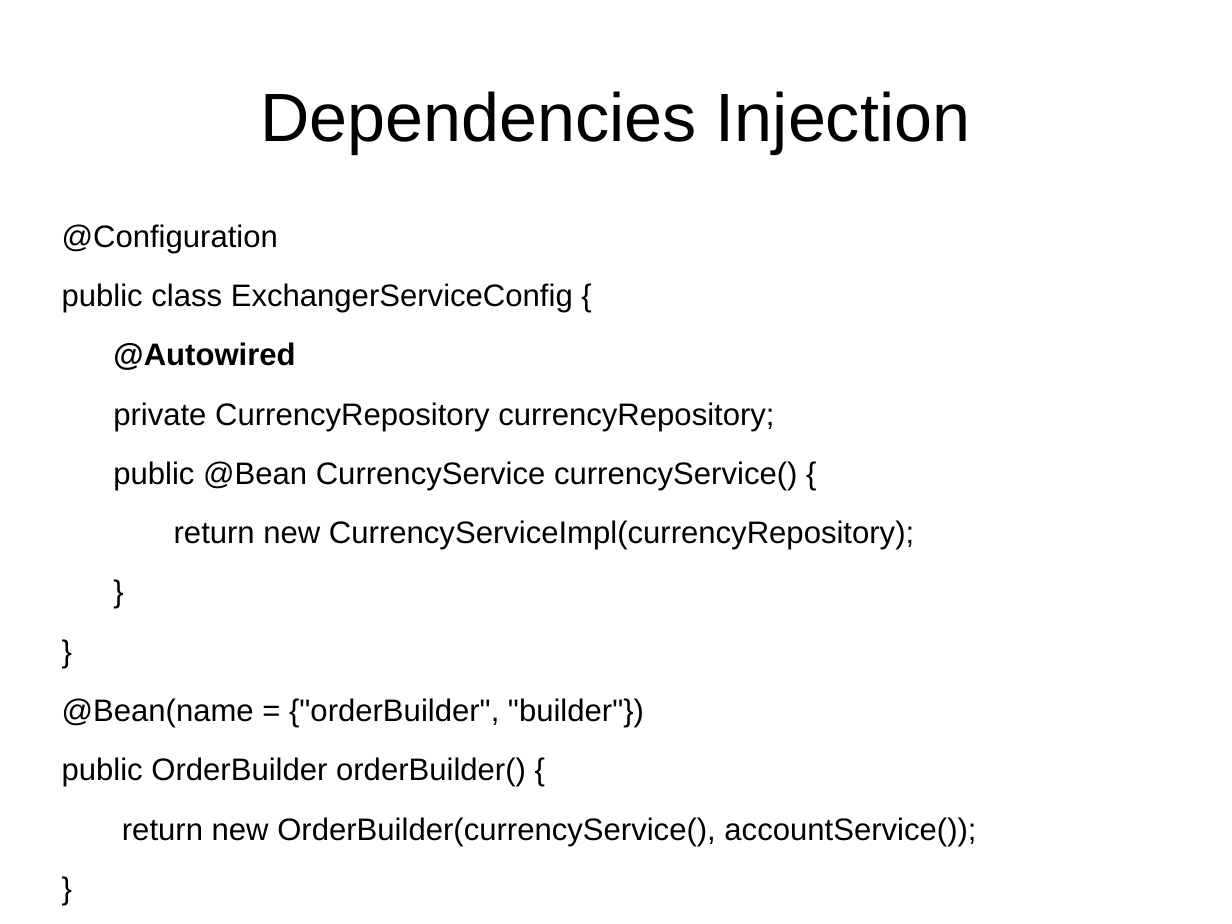
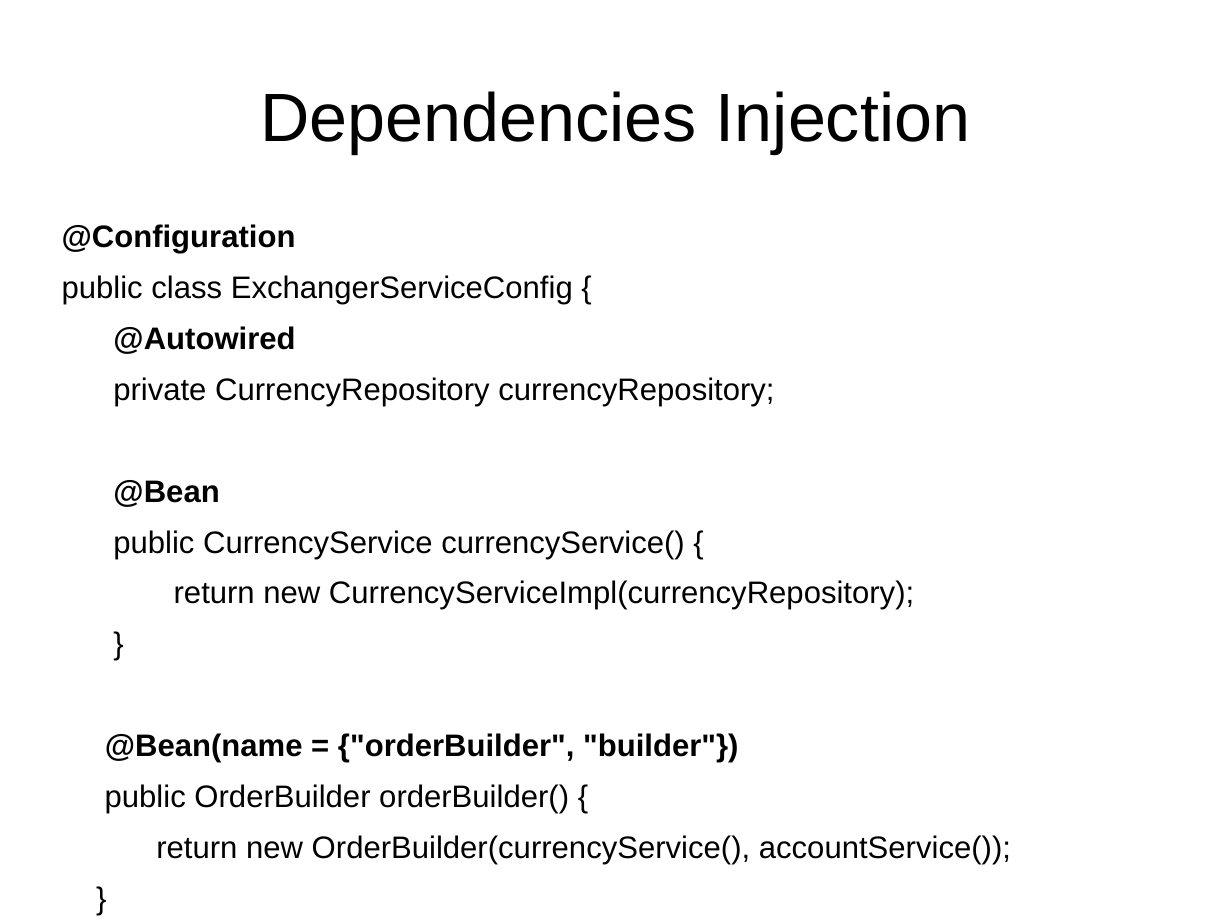
Before and after one commit to delia-popescu/spring-core, a slide deck: slide 41 of src/main/resources/spring_core.odp (slide 39 before the commit). Drawn at 1232x924 pixels with LibreOffice and Linux fonts; fonts in the diff are those of the drawing. Boxes give left, top, right and bottom in pixels: in the first picture for what was removed or moved away, otherwise in the second. Text is boxed around its words. In the diff, an @@ line names an element or a change of style, - is before the commit and + after.

```diff
--- a/src/main/resources/spring_core.odp
+++ b/src/main/resources/spring_core.odp
@@ text at <box>62,224,1011,865</box>: paragraph removed @@
-}
@@ text at <box>62,224,1011,865</box>: paragraph added @@
+}
@@ text at <box>62,224,1011,865</box>: bold on in "@Configuration", "@Bean(name = {"orderBuilder", "builder"})"; less space between paragraphs @@
@@ text at <box>113,480,684,559</box>: text changed @@
-public @Bean CurrencyService currencyService() {
+@Bean
+public CurrencyService currencyService() {
```
Also in this commit, not shown: 23 other slides changed, 34 slides added, 14 slides removed.
